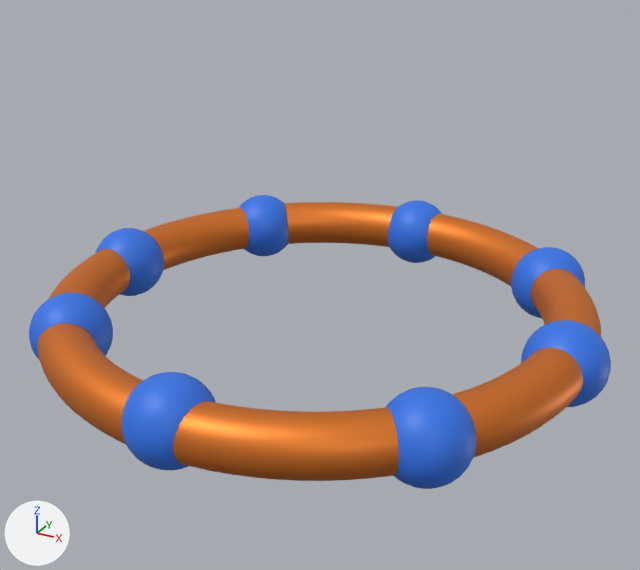
An edit to the glTF model copperRingCurrent.gltf, drawn before and after from the same camera.
Before and after are seen from a camera (50 mm lens) standing at (1.91, -3.47, 1.85) and looking at (-0.02, 0.05, 0.09). Arrows for +X, +Y and +Z are at lower left; the lights stay in place. Where no turn or scale is listed for an object, it has been applied to the vertices.
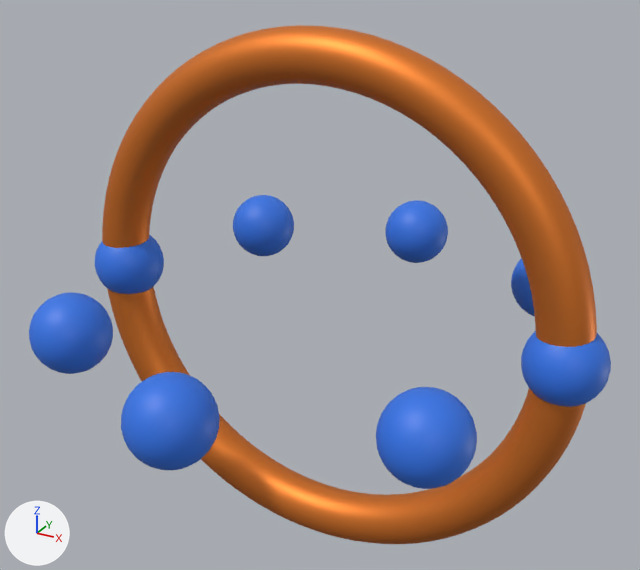
Changed parts and their boxes (x1, y1, x2, y2) in the pictures (640 x 570 px):
'Torus.001', turned: before (37, 202, 601, 481); after (102, 25, 597, 544)
'Sphere.005', unchanged, covered by the edit: before (511, 247, 585, 318); after (511, 258, 535, 316)

The change, as a list of edits to the scene's bpy script:
```text
Change ob_torus_001:
    ob_torus_001.rotation_euler: (1.578, 0.000797, -0.603) -> (-0.00397, -0.603, 0.00552)  # degrees (90, 0, -35) -> degrees (-0.2, -35, 0.3)
```
